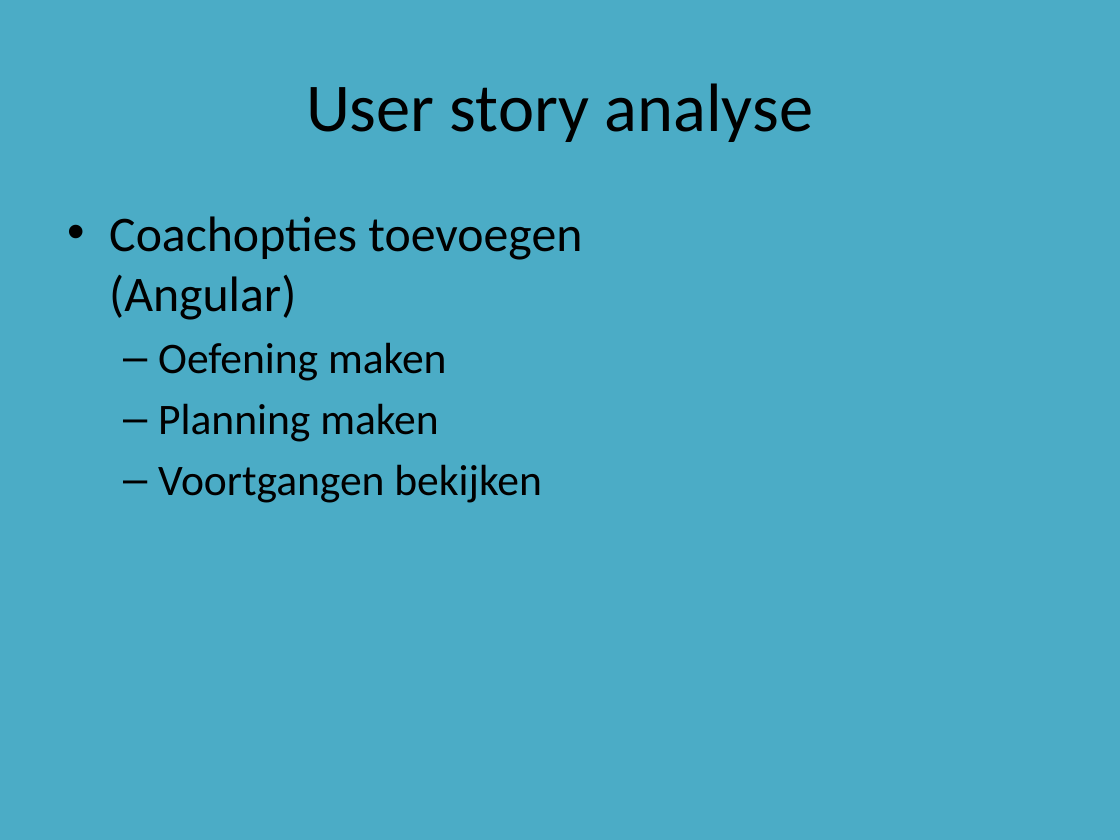
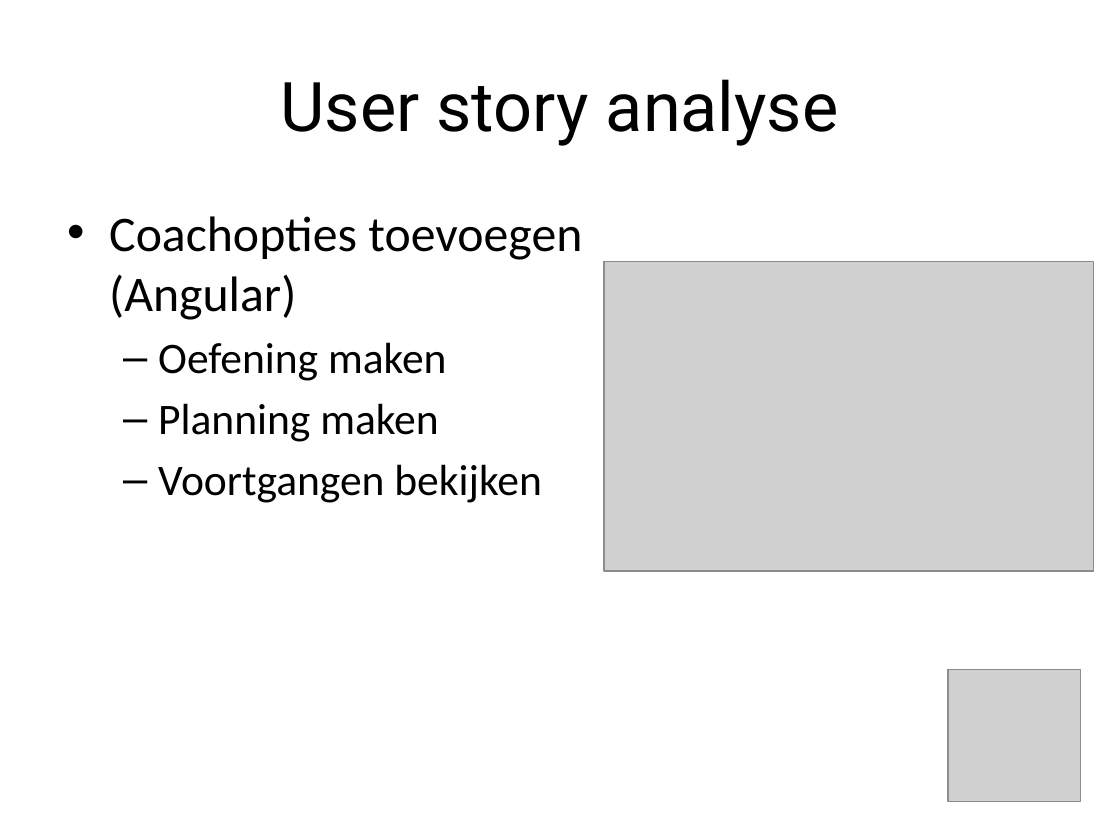
Before and after one commit to DASnoeken/Powerlift_App, a slide deck: slide 8 of Powerlift Powerpoint.pptx (slide 7 before the commit). Drawn at 1120x840 pixels with LibreOffice and Linux fonts; fonts in the diff are those of the drawing; grey boxes stand for pictures; background and template pictures are left out. Boxes give left, top, right and bottom in pixels: in the first picture for what was removed or moved away, otherwise in the second. Text is boxed around its words. In the diff, an @@ line names an element or a change of style, - is before the commit and + after.

```diff
--- a/Powerlift Powerpoint.pptx
+++ b/Powerlift Powerpoint.pptx
@@ background #4BACC6 to picture (left out) @@
@@ title "User story analyse" at [281,79,839,146]: font Calibri to Roboto @@
@@ picture added at [604,261,1093,571] @@
@@ picture added at [948,670,1080,802] @@
```
Also in this commit, not shown: 9 other slides changed, 1 slide added, 1 other file.
